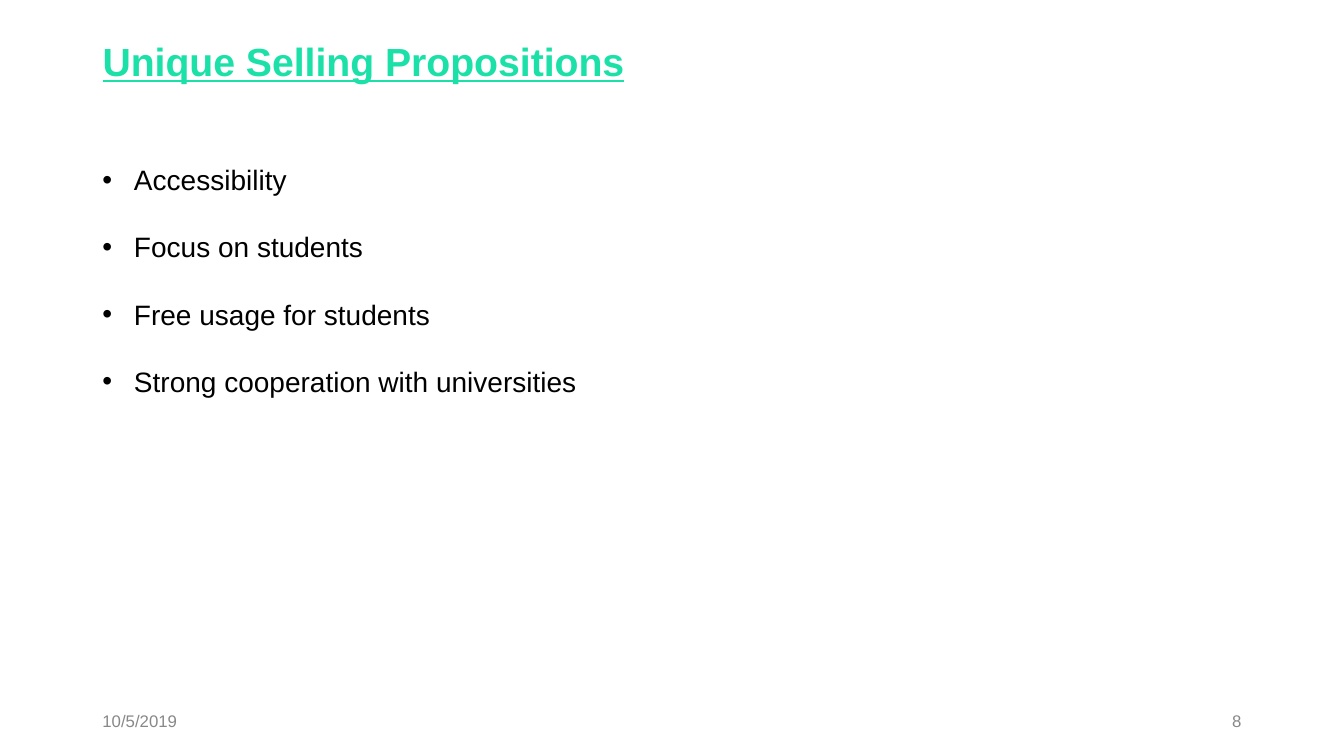
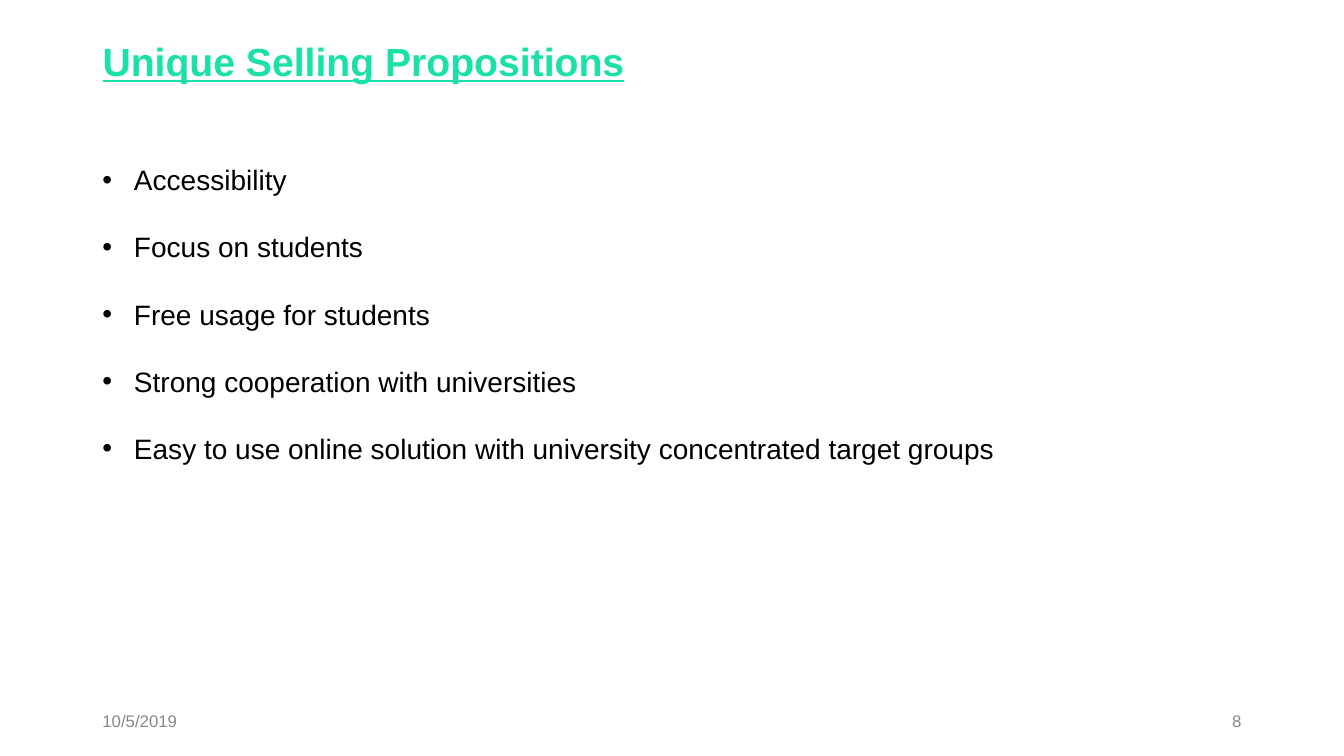
Before and after one commit to TonyChopper9/FoundingBuddies, a slide deck: slide 8 of Documents/FoundingBuddies_Pitch.pptx. Drawn at 1344x756 pixels with LibreOffice and Linux fonts; fonts in the diff are those of the drawing. Boxes give left, top, right and bottom in pixels: in the first picture for what was removed or moved away, otherwise in the second. Text is boxed around its words. In the diff, an @@ line names an element or a change of style, - is before the commit and + after.

```diff
--- a/Documents/FoundingBuddies_Pitch.pptx
+++ b/Documents/FoundingBuddies_Pitch.pptx
@@ text at bbox=[134, 438, 994, 464]: paragraph added @@
+• Easy to use online solution with university concentrated target groups
```
Also in this commit, not shown: 3 other slides changed, 1 other file.
